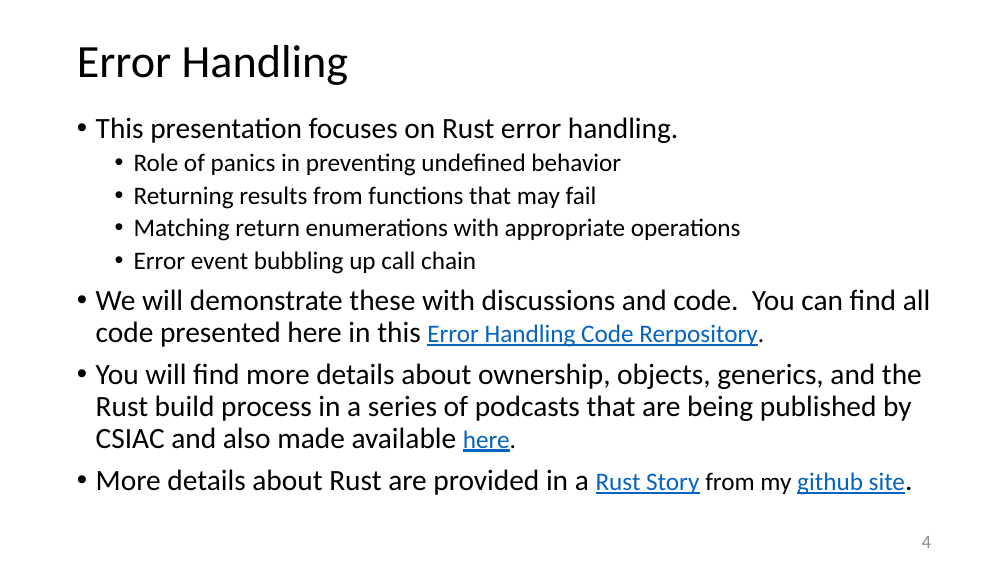
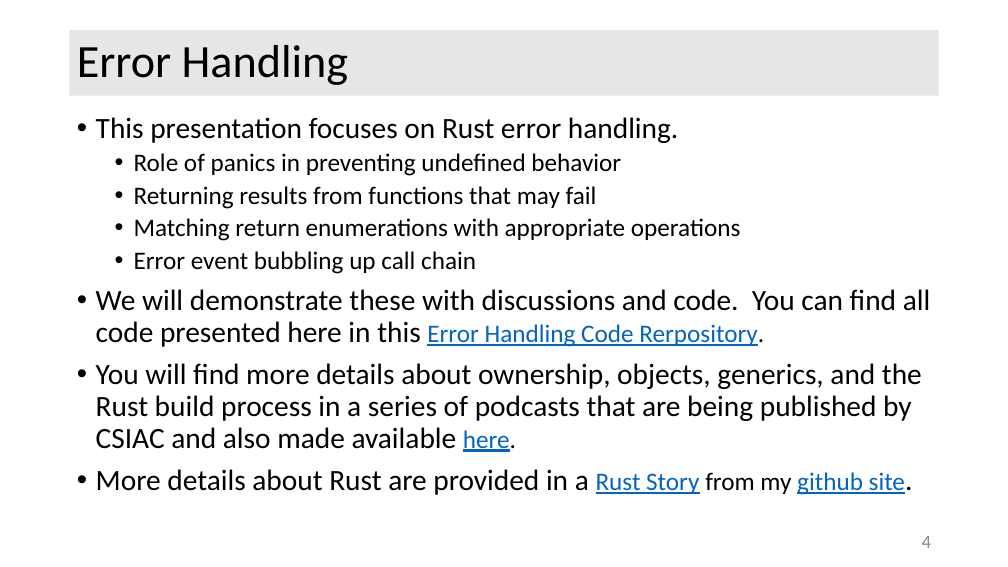
Before and after one commit to JimFawcett/JimFawcett.github.io, a slide deck: slide 4 of Resources/RustErrorHandling.pptx. Drawn at 1008x567 pixels with LibreOffice and Linux fonts; fonts in the diff are those of the drawing. Boxes give left, top, right and bottom in pixels: in the first picture for what was removed or moved away, otherwise in the second. Text is boxed around its words. In the diff, an @@ line names an element or a change of style, - is before the commit and + after.

```diff
--- a/Resources/RustErrorHandling.pptx
+++ b/Resources/RustErrorHandling.pptx
@@ title "Error Handling": place and size @@
-title "Error Handling" at bbox=[77, 45, 349, 85]
+title "Error Handling" at bbox=[70, 30, 939, 96]
@@ title "Error Handling" at bbox=[70, 30, 939, 96]: fill none to #E7E6E6 @@
```
Also in this commit, not shown: 5 other slides changed, 1 other file.
